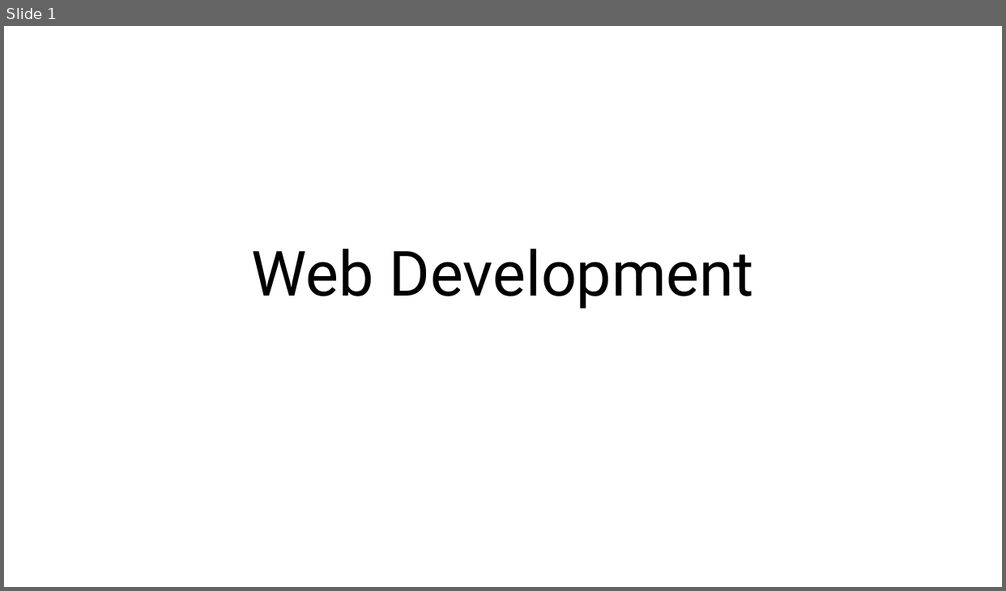
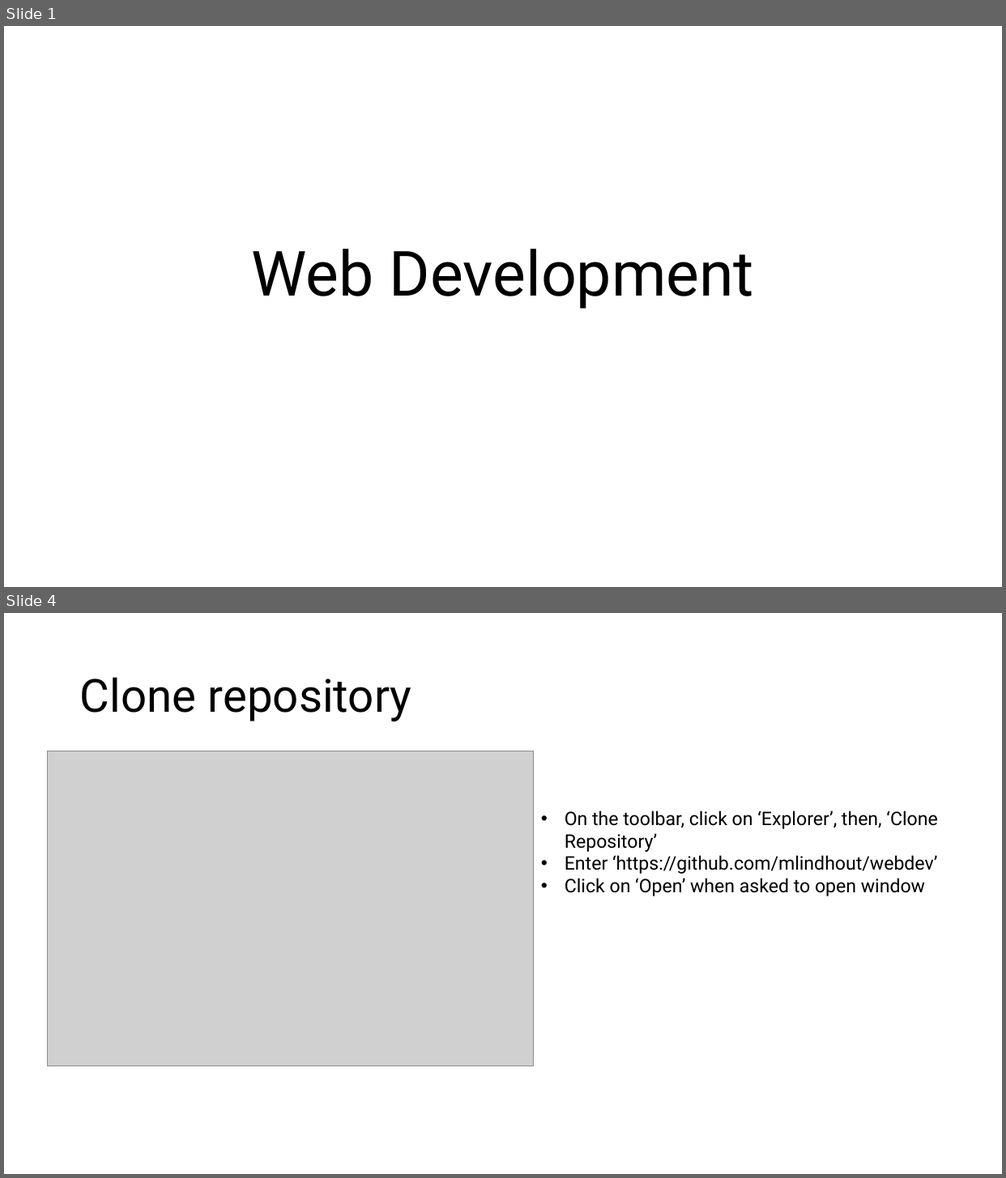
Before and after one commit to mlindhout/webdev, a slide deck: Web Development.pptx. Shown one above the other, each under a label of ours: slide 1 before the commit, slides 1 and 4 after it; the slides between them are not shown. The pictures are 1006x591 and 1006x1178 pixels, drawn with LibreOffice and Linux fonts; fonts in the diff are those of the drawing; grey boxes stand for pictures. Boxes give left, top, right and bottom in pixels: in the first picture for what was removed or moved away, otherwise in the second. Text is boxed around its words. In the diff, an @@ line names an element or a change of style, - is before the commit and + after.

```diff
--- a/Web Development.pptx
+++ b/Web Development.pptx
@@ slide 4 added at [4,613,1002,1174], background #FFFFFF @@
@@ title added at [80,677,412,722], 44 pt, text #000000 @@
+Clone repository
@@ picture added at [48,752,534,1067] @@
@@ text added at [565,811,937,897], 18 pt, text #000000 @@
+• On the toolbar, click on ‘Explorer’, then, ‘Clone Repository’
+• Enter ‘https://github.com/mlindhout/webdev’
+• Click on ‘Open’ when asked to open window
```
Also in this commit, not shown: 1 slide changed, 2 other slides added, 1 slide removed.
